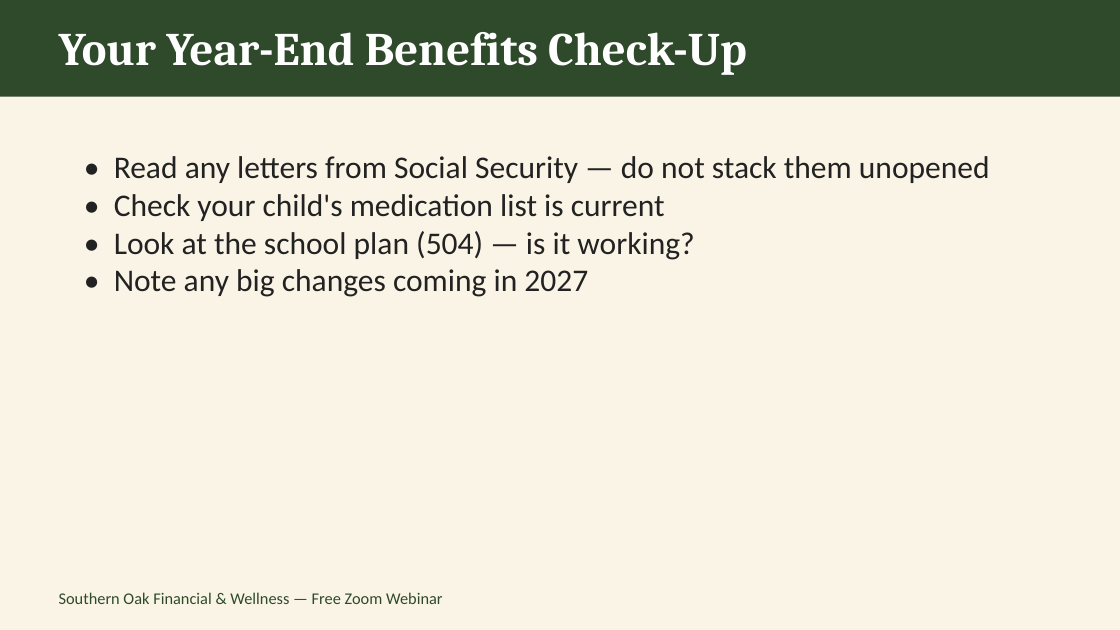
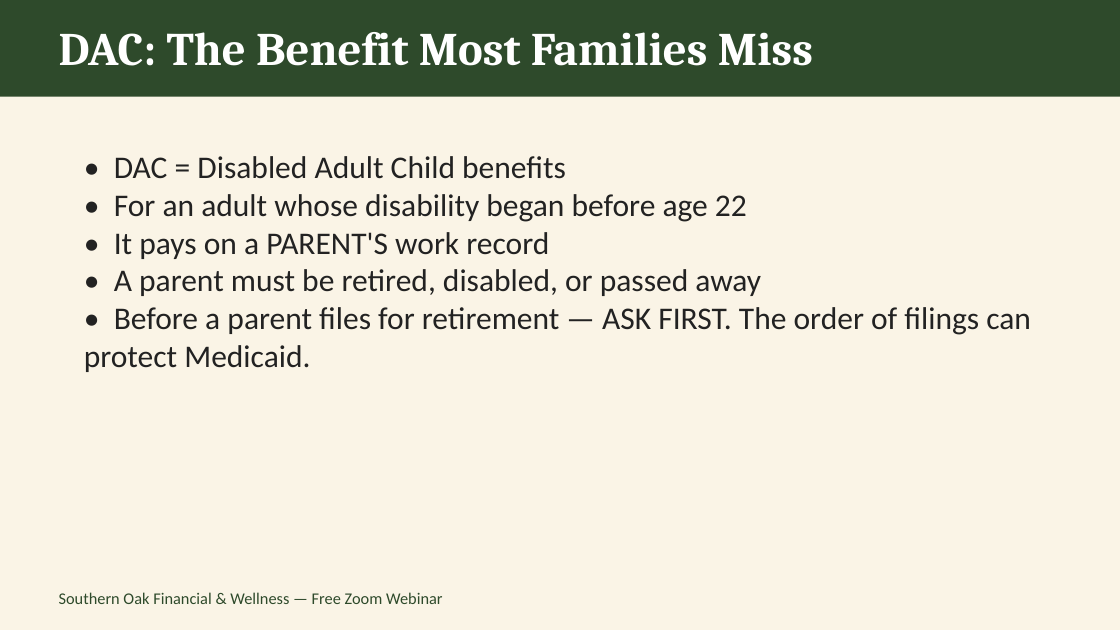
Before and after one commit to southernoakfw-ja/southernoakfw-ja.github.io, a slide deck: slide 6 of assets/Clear-Plan-Webinar-Dec11.pptx. Drawn at 1120x630 pixels with LibreOffice and Linux fonts; fonts in the diff are those of the drawing. Boxes give left, top, right and bottom in pixels: in the first picture for what was removed or moved away, otherwise in the second. Text is boxed around its words. In the diff, an @@ line names an element or a change of style, - is before the commit and + after.

```diff
--- a/assets/Clear-Plan-Webinar-Dec11.pptx
+++ b/assets/Clear-Plan-Webinar-Dec11.pptx
@@ text at (59,32,813,66): text changed @@
-Your Year-End Benefits Check-Up
+DAC: The Benefit Most Families Miss
@@ text at (84,156,1031,372): text changed @@
-• Read any letters from Social Security — do not stack them unopened
-• Check your child's medication list is current
-• Look at the school plan (504) — is it working?
-• Note any big changes coming in 2027
+• DAC = Disabled Adult Child benefits
+• For an adult whose disability began before age 22
+• It pays on a PARENT'S work record
+• A parent must be retired, disabled, or passed away
+• Before a parent files for retirement — ASK FIRST. The order of filings can protect Medicaid.
```
Also in this commit, not shown: 8 other slides changed, 2 slides added, 2 slides removed, 7 other files.
